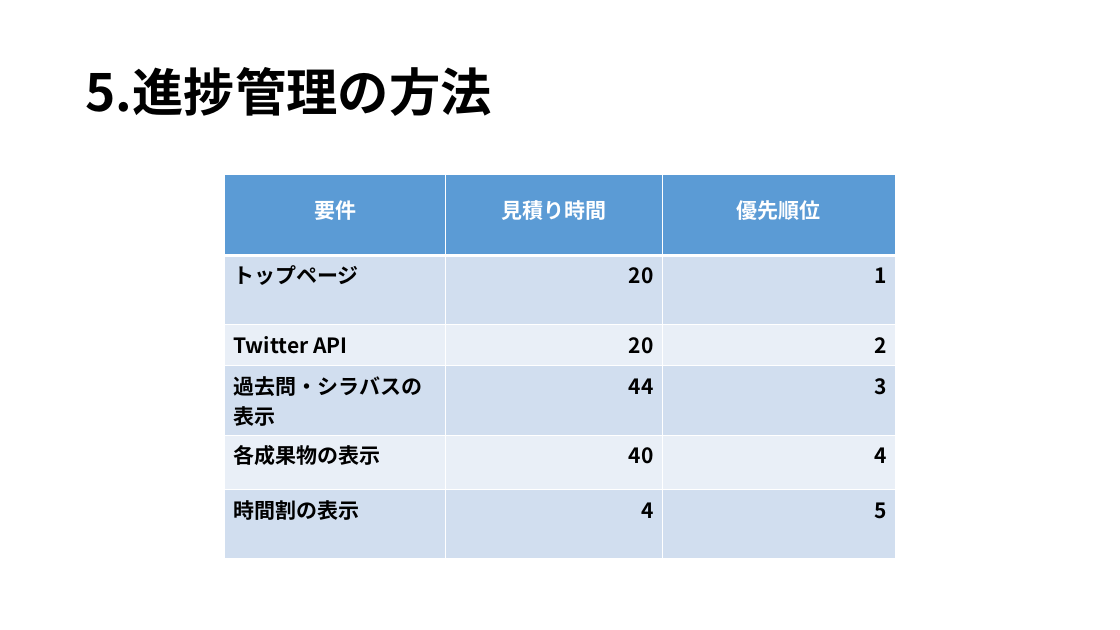
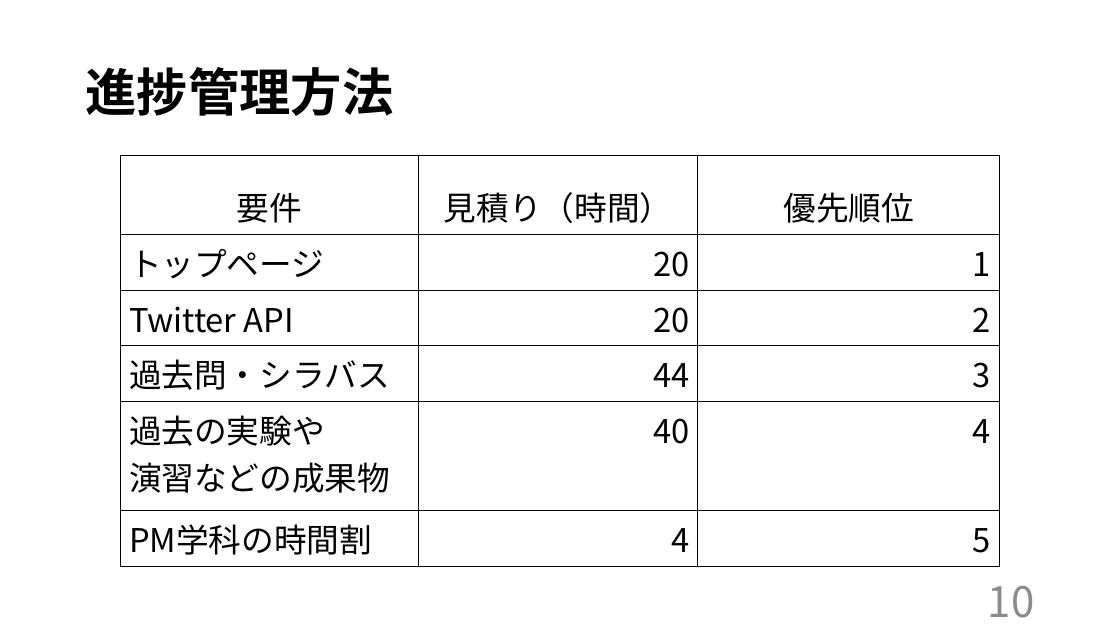
Before and after one commit to kazukiyoshida96/PM-, a slide deck: slide 13 of ＰＭ学科専用2.pptx (slide 9 before the commit). Drawn at 1120x630 pixels with LibreOffice and Linux fonts; fonts in the diff are those of the drawing. Boxes give left, top, right and bottom in pixels: in the first picture for what was removed or moved away, otherwise in the second. Text is boxed around its words. In the diff, an @@ line names an element or a change of style, - is before the commit and + after.

Commit message:
ページのレイアウト変更、パワポ修正

```diff
--- a/ＰＭ学科専用2.pptx
+++ b/ＰＭ学科専用2.pptx
@@ title at (85,67,393,116): text changed @@
-5.進捗管理の方法
+進捗管理方法
@@ table at (121,155,1000,559) @@
-row 1, column 2: 見積り時間
+row 1, column 2: 見積り（時間）
-row 4, column 1: 過去問・シラバスの表示
+row 4, column 1: 過去問・シラバス
-row 5, column 1: 各成果物の表示
+row 5, column 1: 過去の実験や / 演習などの成果物
-row 6, column 1: 時間割の表示
+row 6, column 1: PM学科の時間割
@@ fill #5B9BD5 to none in row 1 @@
@@ fill #D2DEEF to none in 9 cells @@
@@ fill #EAEFF7 to none in 6 cells @@
@@ size 18 to 28 pt, bold off in "要件", "優先順位", "トップページ", "20" and 10 more places @@
@@ text colour #FFFFFF to #000000 in "要件", "優先順位" @@
@@ borders changed @@
@@ table: place and size @@
-table at (225,175,895,528)
+table at (121,155,1000,559)
@@ text added at (988,586,1035,618), 36 pt, text #8C8C8C @@
+10
```
Also in this commit, not shown: 11 other slides changed, 4 slides added, 1 slide removed, 7 other files.
